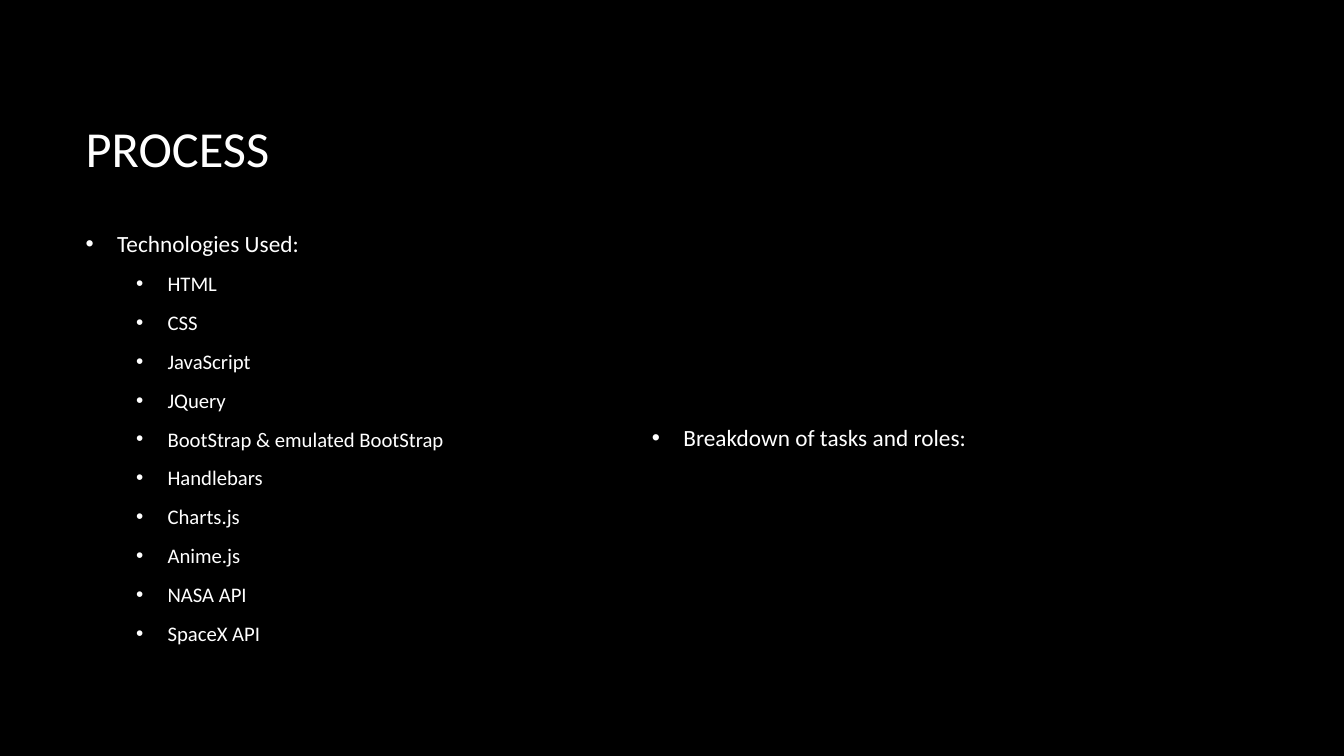
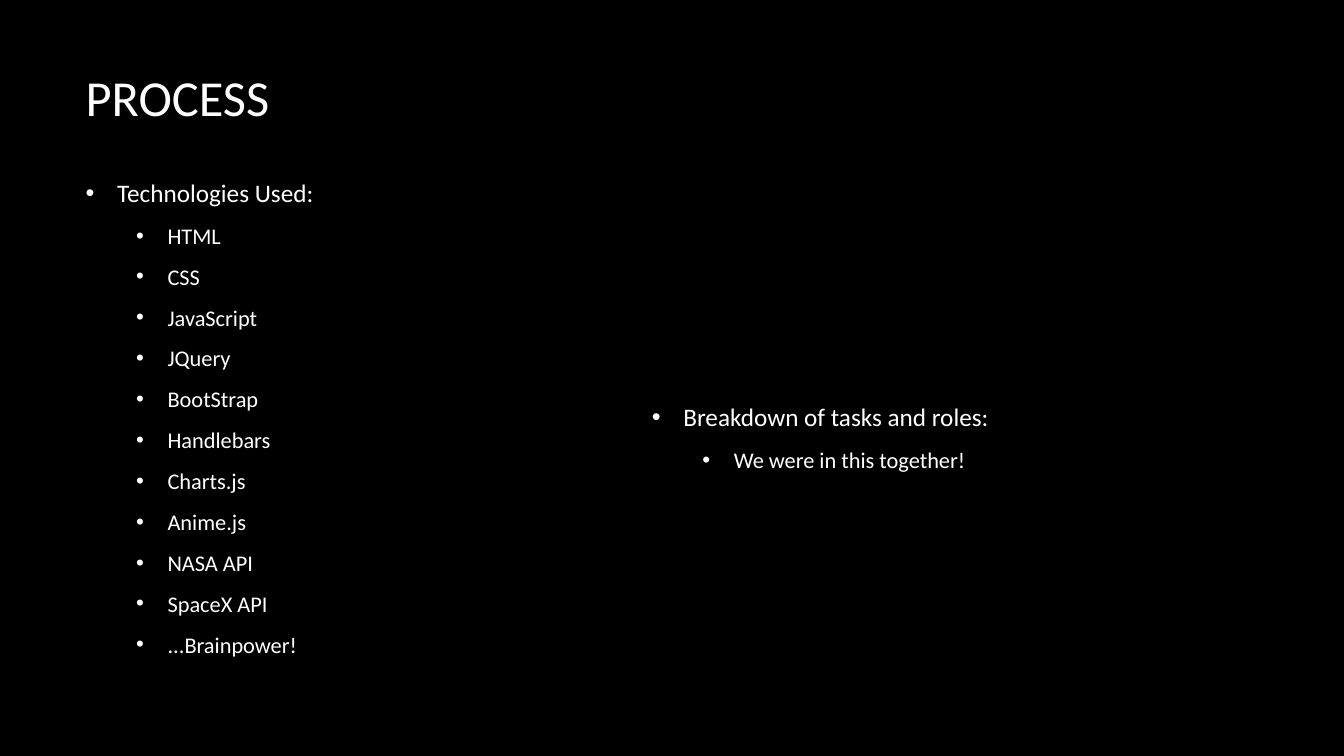
Before and after one commit to FenixTrax18/Project-2, a slide deck: slide 5 of Red Planet Voyagers.pptx. Drawn at 1344x756 pixels with LibreOffice and Linux fonts; fonts in the diff are those of the drawing; background and template pictures are left out. Boxes give left, top, right and bottom in pixels: in the first picture for what was removed or moved away, otherwise in the second. Text is boxed around its words. In the diff, an @@ line names an element or a change of style, - is before the commit and + after.

```diff
--- a/Red Planet Voyagers.pptx
+++ b/Red Planet Voyagers.pptx
@@ title "PROCESS": place and size @@
-title "PROCESS" at [86,134,270,168]
+title "PROCESS" at [86,83,270,117]
@@ text "Technologies Used:": place and size @@
-text "Technologies Used:" at [117,236,443,645]
+text "Technologies Used:" at [117,184,314,657]
@@ text at [117,184,314,616]: size 16.6 to 18 pt in "Technologies Used:"; size 14.8 to 16 pt in "HTML", "CSS", "JavaScript", "JQuery" and 5 more places @@
@@ text at [168,392,259,411]: text changed; size 14.8 to 16 pt @@
-  • BootStrap & emulated BootStrap
+  • BootStrap
@@ text at [683,408,988,427]: size 16.6 to 18 pt in "Breakdown of tasks and roles:" @@
@@ text at [734,452,965,472]: paragraph added @@
+  • We were in this together!
@@ text at [168,637,297,657]: paragraph added @@
+  • ...Brainpower!
```
Also in this commit, not shown: 5 other slides changed.
